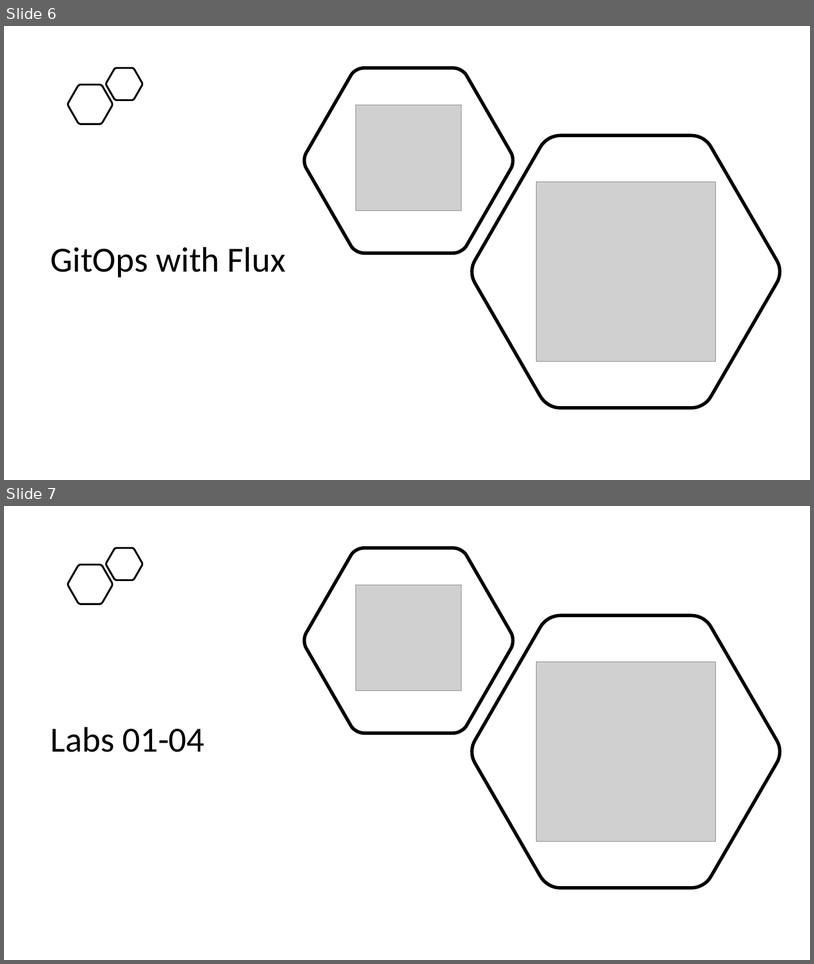
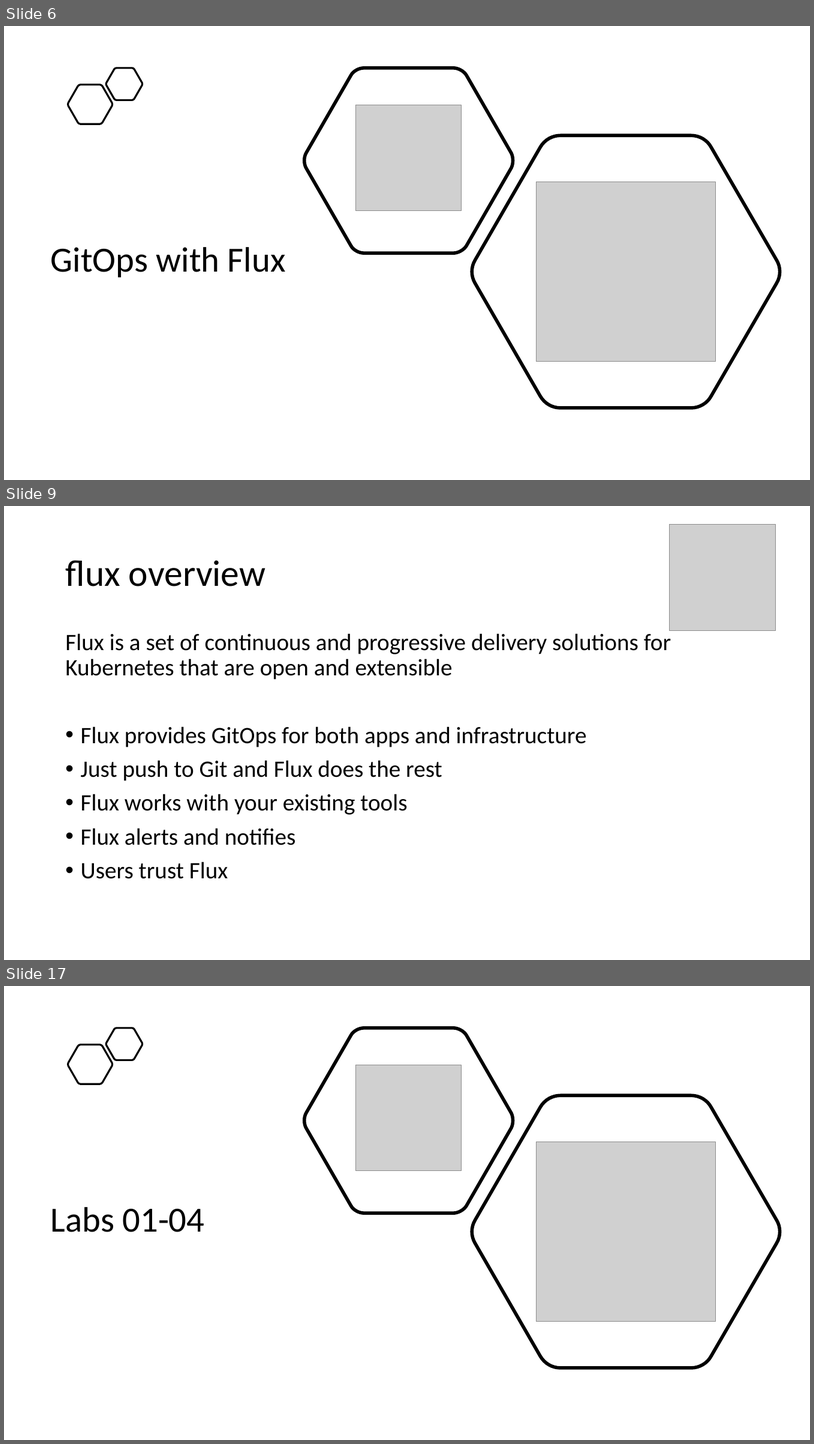
Before and after one commit to evgenyb/aks-workshops, a slide deck: 04-gitops-in-aks-with-flux/slides/GitOps in AKS with Flux.pptx. Shown one above the other, each under a label of ours: slides 6 and 7 before the commit, slides 6, 9 and 17 after it; the slides between them are not shown. The pictures are 814x964 and 814x1444 pixels, drawn with LibreOffice and Linux fonts; fonts in the diff are those of the drawing; grey boxes stand for pictures. Boxes give left, top, right and bottom in pixels: in the first picture for what was removed or moved away, otherwise in the second. Text is boxed around its words. In the diff, an @@ line names an element or a change of style, - is before the commit and + after.

```diff
--- a/04-gitops-in-aks-with-flux/slides/GitOps in AKS with Flux.pptx
+++ b/04-gitops-in-aks-with-flux/slides/GitOps in AKS with Flux.pptx
@@ slide 9 added at (4, 506, 810, 960), background #FFFFFF @@
@@ picture added at (670, 525, 776, 631) @@
@@ title added at (65, 560, 266, 586), 44 pt, text #000000 @@
+flux overview
@@ text added at (65, 630, 671, 879), 28 pt, text #000000 @@
+Flux is a set of continuous and progressive delivery solutions for Kubernetes that are open and extensible
+• Flux provides GitOps for both apps and infrastructure
+• Just push to Git and Flux does the rest
+• Flux works with your existing tools
+• Flux alerts and notifies
+• Users trust Flux
@@ what was slide 7 is now slide 17 @@
```
Also in this commit, not shown: 9 other slides added, 1 other file.
